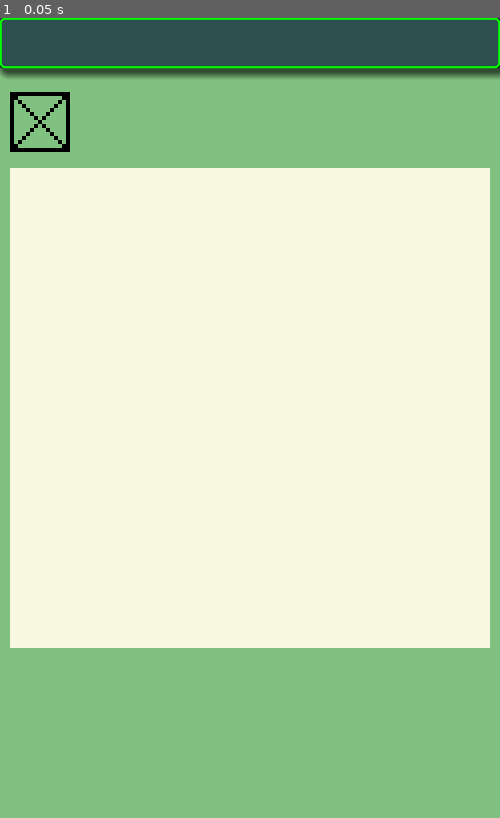
Above: before the commit, frame 1.
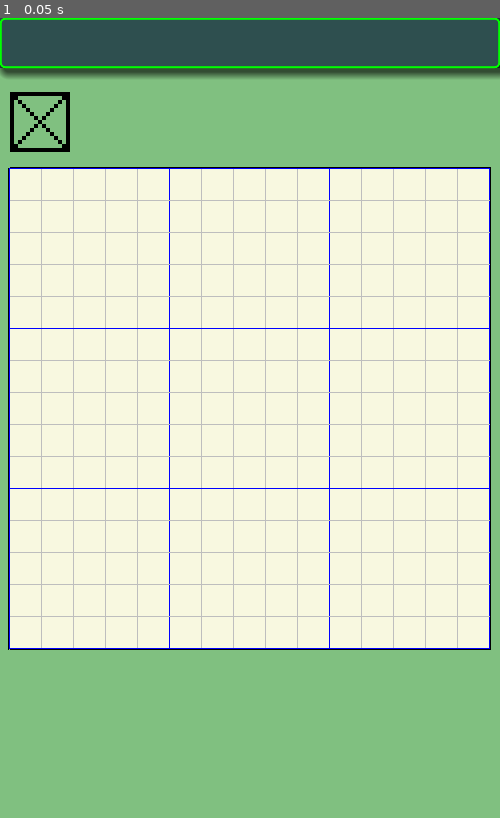
Above: after the commit, the same moment.

Repository: vivisuke/SakuSakuMosaic
Game: Godot game, scene res://MainScene.tscn
The game is run twice, just before and just after one commit, with the same random seed, the same clock (stepped at 60 frames per second) and the same inputs.
Inputs:
- Up to frame 1 (0.05 s): no input

The runs differ from the first frame. In frame 1, 4.3% of the frame differs, in the area x 1-99%, y 18-79%.

Commit message:
0006 ◎ C 08/12 08/15 0.001│ToDo│盤面グリッド表示

Diff:
--- a/SakuSakuMosaic/Grid.gd
+++ b/SakuSakuMosaic/Grid.gd
@@ -1,16 +1,30 @@
 extends ColorRect
 
+onready var g = get_node("/root/Global")
 
-# Declare member variables here. Examples:
-# var a = 2
-# var b = "text"
+var pos1 = Vector2(-1, -1)		# ライン起点、-1 for ライン無し
+var pos2 = Vector2(0, 0)		# ライン終点
+var curX = -1
+var curY = -1
+var font
 
 
-# Called when the node enters the scene tree for the first time.
 func _ready():
 	pass # Replace with function body.
 
-
-# Called every frame. 'delta' is the elapsed time since the previous frame.
-#func _process(delta):
-#	pass
+func _draw():
+	# 縦線描画
+	var y2 = g.BOARD_HEIGHT + 1
+	for x in range(g.N_IMG_CELL_HORZ+1):
+		var col = Color.blue if x % 5 == 0 else Color.gray
+		draw_line(Vector2(x * g.CELL_WIDTH, 0), Vector2(x * g.CELL_WIDTH, y2), col)
+	# 横線描画
+	var x2 = g.BOARD_WIDTH + 1
+	for y in range(g.N_IMG_CELL_VERT+1):
+		var col = Color.blue if y % 5 == 0 else Color.gray
+		draw_line(Vector2(0, y * g.CELL_WIDTH), Vector2(x2, y * g.CELL_WIDTH), col)
+	# 太枠線描画
+	draw_line(Vector2(0, -1), Vector2(x2, -1), Color.black)
+	draw_line(Vector2(0, y2), Vector2(x2, y2), Color.black)
+	draw_line(Vector2(-1, 0), Vector2(-1, y2+1), Color.black)
+	draw_line(Vector2(x2, 0), Vector2(x2, y2+1), Color.black)
Not shown, changed: SakuSakuMozaic.spr
